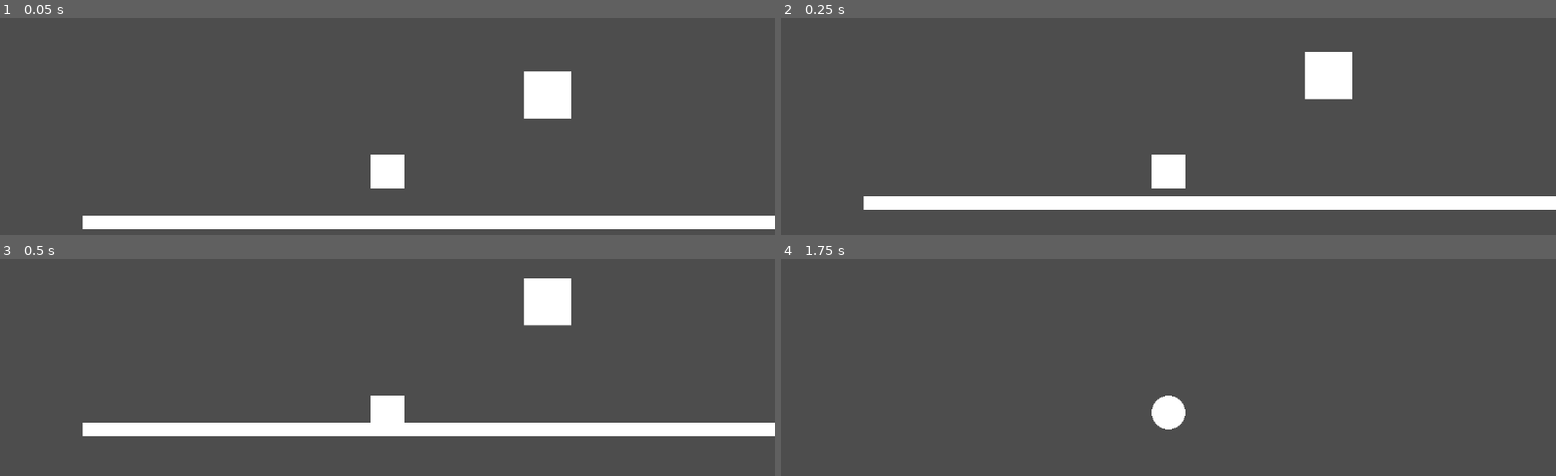
Above: before the commit, frames 1-4 (two rows, left to right).
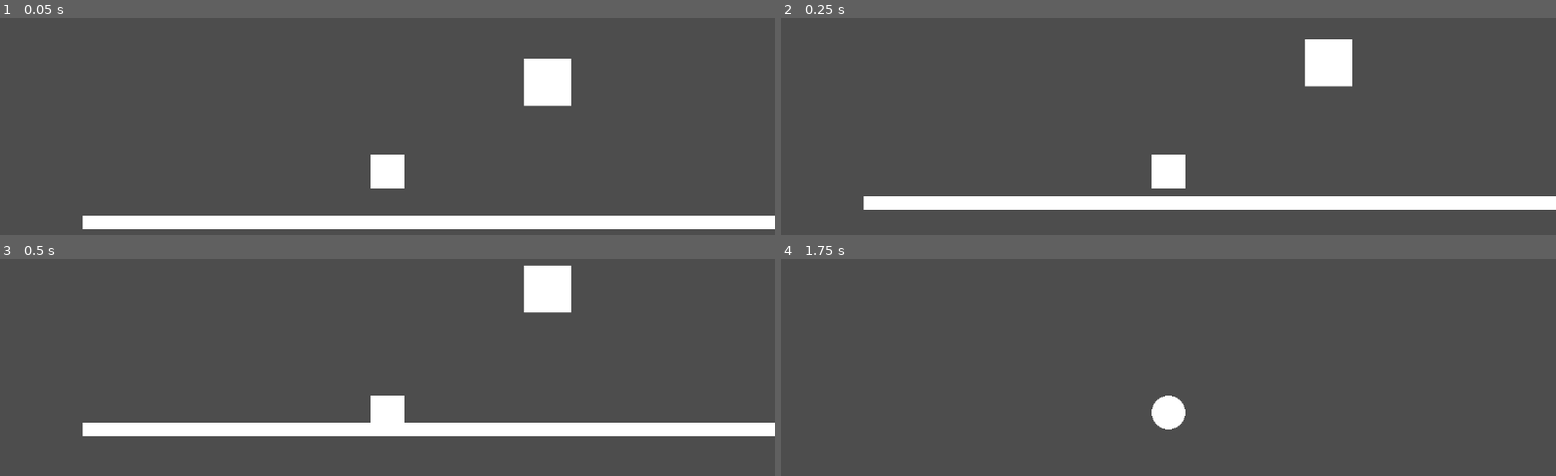
Above: after the commit, the same moments.

Repository: vmaye002-debug/shape-shifter
Game: Godot game, scene res://main.tscn
Two runs of this game, one before a commit and one after it. Both use one fixed random seed, a clock stepped at 60 frames per second and the inputs below.
Inputs:
- Up to frame 1 (0.05 s): no input
- Up to frame 2 (0.25 s): no input
- Up to frame 3 (0.5 s): no input
- Up to frame 4 (1.75 s): hold D (right) 0.53-1.28 s; hold 3 (circle) 0.53-1.28 s; hold A (left) from 1.28 s (still down); tap Space (space) at 1.35 s

The runs differ from the first frame. In frame 1, 0.8% of the frame differs, in the area x 67-74%, y 18-47%; in frame 2, 0.7%; in frame 3, 0.7%; in frame 4, nothing differs.

Commit message:
jgtgpspf

Diff:
--- a/enemy_square.gd
+++ b/enemy_square.gd
@@ -7,25 +7,24 @@
 func _physics_process(delta: float) -> void:
 	if move_and_collide(velocity * delta):
 		returning = true
-	if returning:
-		if position.y > 300:
-			velocity.y = -400
-		else:
-			velocity.y = 0
-			position.y = 300
-			returning = false
-
-
+	#if returning:
+		#if position.y > 300:
+			#velocity.y = -400
+		#else:
+			#velocity.y = 0
+			#position.y = 300
+			#returning = false
+		print(position)
 
 	move_and_slide()
 
 
 func _on_area_2d_body_entered(body: Node2D) -> void:
 	dropping = true;
-	velocity.y = 500;
+	#velocity.y = 500;
+	print(body)
 	pass # Replace with function body.
 
 
 func _on_ready() -> void:
-	position.y = 300
 	pass # Replace with function body.
--- a/enemy_square.tscn
+++ b/enemy_square.tscn
@@ -9,7 +9,7 @@
 size = Vector2(70, 70)
 
 [sub_resource type="RectangleShape2D" id="RectangleShape2D_iifgy"]
-size = Vector2(70, 210)
+size = Vector2(70, 143)
 
 [node name="Enemy" type="CharacterBody2D" node_paths=PackedStringArray("areaDetect")]
 script = ExtResource("1_tc28u")
@@ -25,7 +25,7 @@
 collision_mask = 2
 
 [node name="CollisionShape2D" type="CollisionShape2D" parent="Area2D"]
-position = Vector2(0, 70)
+position = Vector2(0, 36)
 shape = SubResource("RectangleShape2D_iifgy")
 
 [connection signal="ready" from="." to="." method="_on_ready"]
